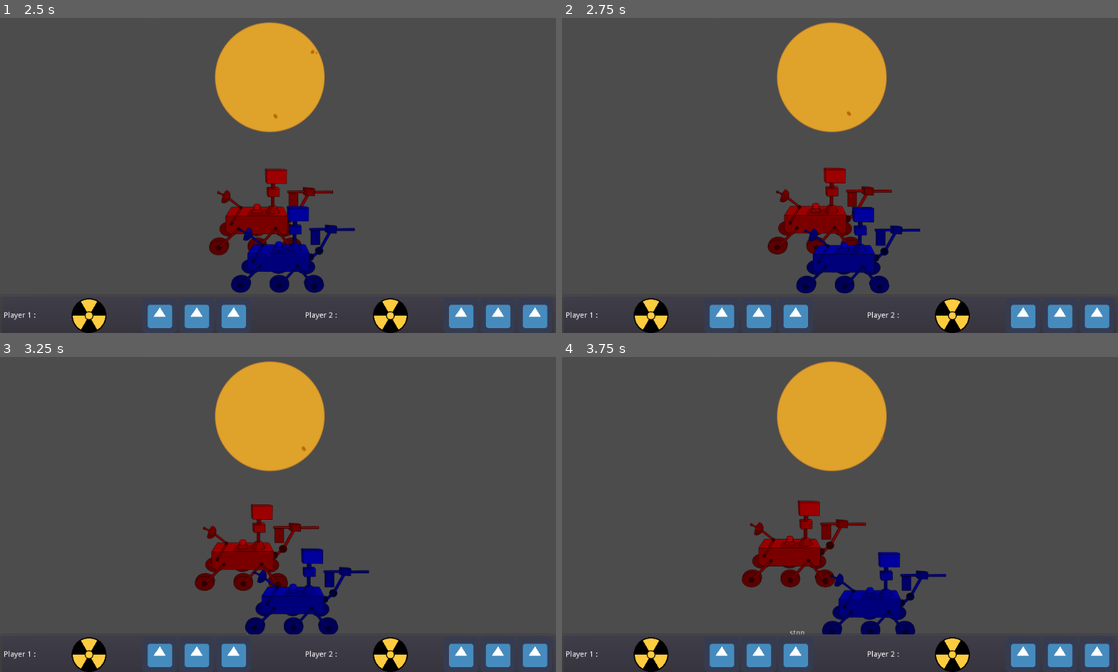
Above: before the commit, frames 1-4 (two rows, left to right).
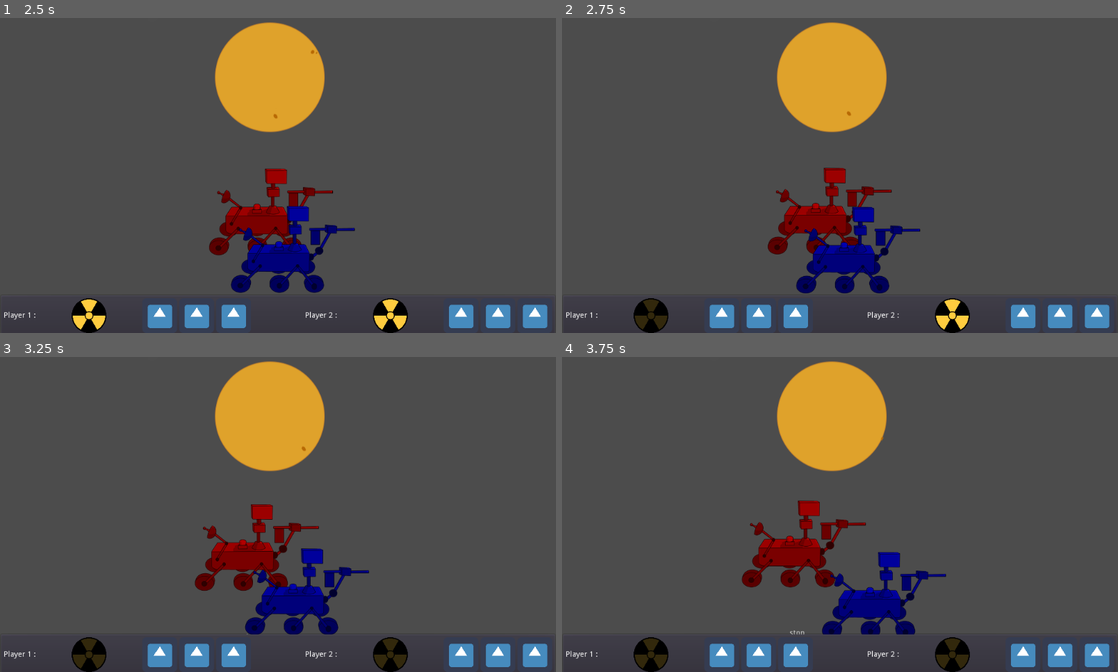
Above: after the commit, the same moments.

Repository: killicolin/SCI-GJ-3
Game: Godot game, scene res://Level1.tscn
Same seed, same stepped clock (60 frames per second), same inputs: the game is played once before the commit and once after it. The engine's default icon, where the game draws it, is replaced by a stand-in: a white triangle on a blue panel in a dark square.
Inputs:
- Up to frame 1 (2.5 s): tap Enter at 0.5 s; hold Right (p1_right) 0.53-1.28 s; hold Space (p1_action) 0.53-1.28 s; tap Q (p2_action) at 0.8, 1.35, 2.3 s; tap Space (p1_action) at 1.55 s; hold Right (p1_right) from 2.03 s (still down); hold Space (p1_action) from 2.03 s (still down)
- Up to frame 2 (2.75 s): keep holding Right (p1_right); keep holding Space (p1_action)
- Up to frame 3 (3.25 s): keep holding Right (p1_right); release Space (p1_action) at 2.78 s; tap Down (p1_stop) at 2.85 s; tap Space (p1_action) at 3.05 s
- Up to frame 4 (3.75 s): release Right (p1_right) at 3.53 s; hold Q (p2_action) from 3.53 s (still down)

Frame 1 is identical in both runs. In frame 2, 0.3% of the frame differs, in the area x 13-19%, y 89-99%; in frame 3, 0.5%, in the area x 13-74%, y 89-99%; in frame 4, 0.5%.
Error before the commit: Invalid operands 'int' and 'String' in operator '=='. (res://UI/PlayerPannelUI.gd:19)

Commit message:
correct crash

Diff:
--- a/PlayerRobot.gd
+++ b/PlayerRobot.gd
@@ -17,9 +17,6 @@
 var debugCounter = 0
 
 var informationOrderReady = true
-
-signal pertubation_on
-signal pertubation_off
 
 var atomics = true
 
--- a/UI/PlayerPannelUI.gd
+++ b/UI/PlayerPannelUI.gd
@@ -4,6 +4,10 @@
 # Declare member variables here. Examples:
 # var a = 2
 # var b = "text"
+
+signal pertubation_on
+signal pertubation_off
+
 var player = null
 var atomics = true
 # Called when the node enters the scene tree for the first time.
@@ -16,20 +20,28 @@
 
 func _input(event):
 	if event is InputEventKey and event.pressed:
-		if player == "p1":
+		if player == 1:
 			if Input.is_action_pressed("p1_action"):
-				print("p1 acted")
-		elif player == "p2":
+				if atomics:
+					print("p1 acted detetcted in UI")
+					atomics = false
+					$player_atomics.start()
+					$show_atomics_used.start()
+		elif player == 2:
 			if Input.is_action_pressed("p2_action"):
-				print("p2 acted")
+				if atomics:
+					print("p2 acted")
+					atomics = false
+					$player_atomics.start()
+					$show_atomics_used.start()
 
 
-
-func _on_player_atomics_used():
-	$Atomics.modulate = Color(0.2,0.2,0.2)
-	atomics = false
 
 func _on_player_atomics_timeout():
 	#atomics are ready again
 	$Atomics.modulate = Color(1,1,1)
 	atomics = true
+
+func _on_show_atomics_used_timeout():
+	$Atomics.modulate = Color(0.2,0.2,0.2)
+	atomics = false
--- a/UI/PlayerPannelUI.tscn
+++ b/UI/PlayerPannelUI.tscn
@@ -65,4 +65,9 @@
 wait_time = 10.0
 one_shot = true
 
+[node name="show_atomics_used" type="Timer" parent="."]
+wait_time = 2.0
+one_shot = true
+
 [connection signal="timeout" from="player_atomics" to="." method="_on_player_atomics_timeout"]
+[connection signal="timeout" from="show_atomics_used" to="." method="_on_show_atomics_used_timeout"]
